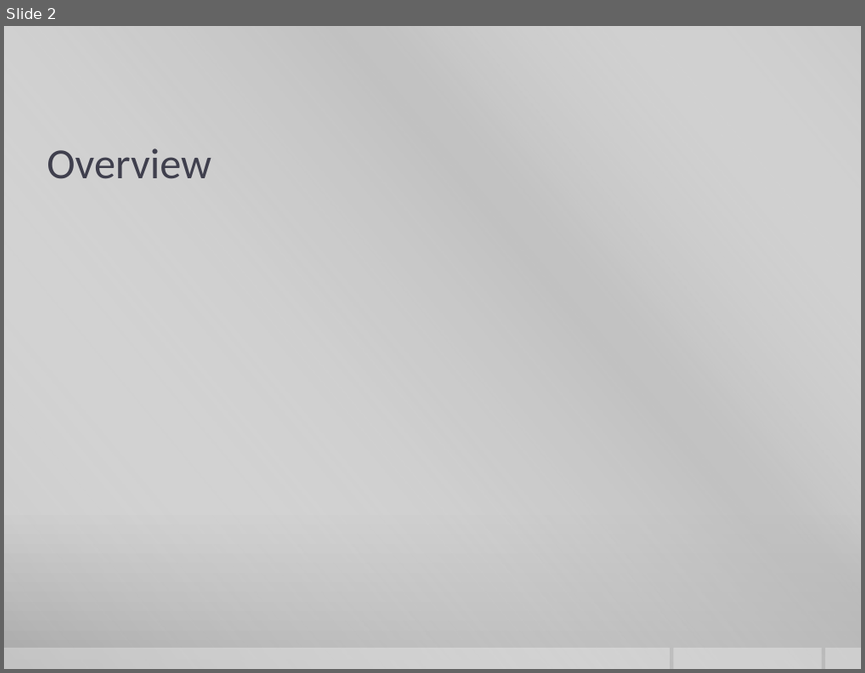
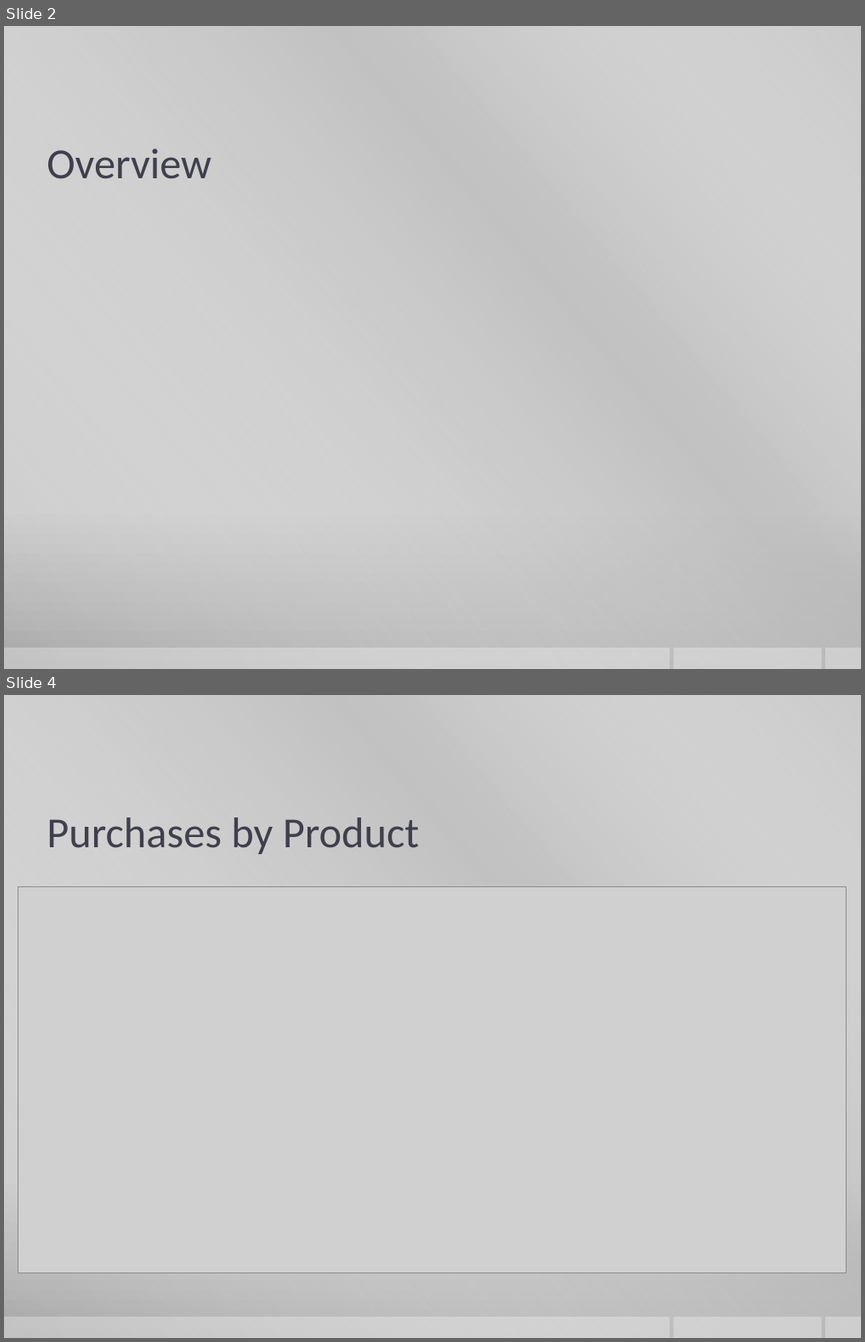
Before and after one commit to curtiskelsey/CS8370Group, a slide deck: Advertising Positioning.pptx. Shown one above the other, each under a label of ours: slide 2 before the commit, slides 2 and 4 after it; the slides between them are not shown. The pictures are 865x673 and 865x1342 pixels, drawn with LibreOffice and Linux fonts; fonts in the diff are those of the drawing; grey boxes stand for pictures; background and template pictures are left out. Boxes give left, top, right and bottom in pixels: in the first picture for what was removed or moved away, otherwise in the second. Text is boxed around its words. In the diff, an @@ line names an element or a change of style, - is before the commit and + after.

```diff
--- a/Advertising Positioning.pptx
+++ b/Advertising Positioning.pptx
@@ slide 4 added at (x1=4, y1=695, x2=861, y2=1338), background gradient #CBCBCB to #C8C8C8 to #A7A7A7; not listed: 4 template elements that a slide beside it also shows @@
@@ title added at (x1=46, y1=817, x2=419, y2=854), 36 pt, text #3F3F4D @@
+Purchases by Product
@@ picture added at (x1=18, y1=887, x2=846, y2=1272) @@
```
Also in this commit, not shown: 2 other slides added, 1 other file.
